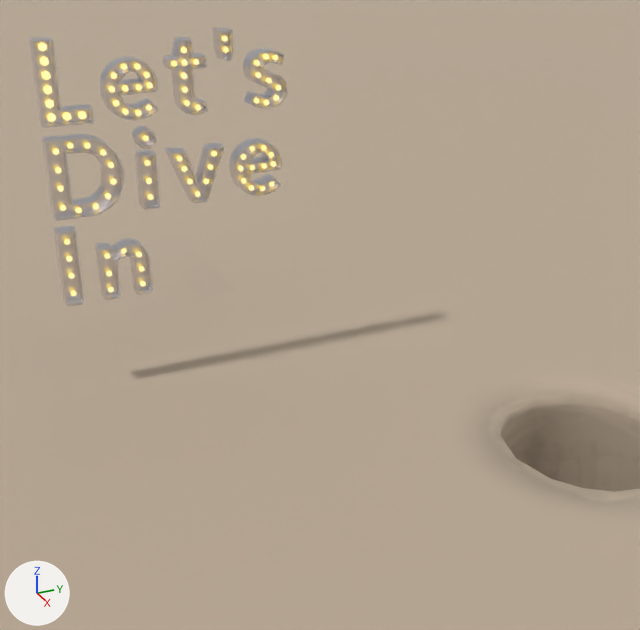
Two versions of the glTF model public/models/butthole.gltf, one commit apart.
Camera for both pictures: a 50 mm lens placed at (7.05, -3.78, 4.57), pointed at (0.06, -0.63, 1.08). The axes (+X, +Y, +Z) are drawn at lower left. The lights are the same throughout. Where no turn or scale is listed for an object, it has been applied to the vertices. Vertices at the same position are counted once.

The first picture shows 'Floor', 'Text.004'.
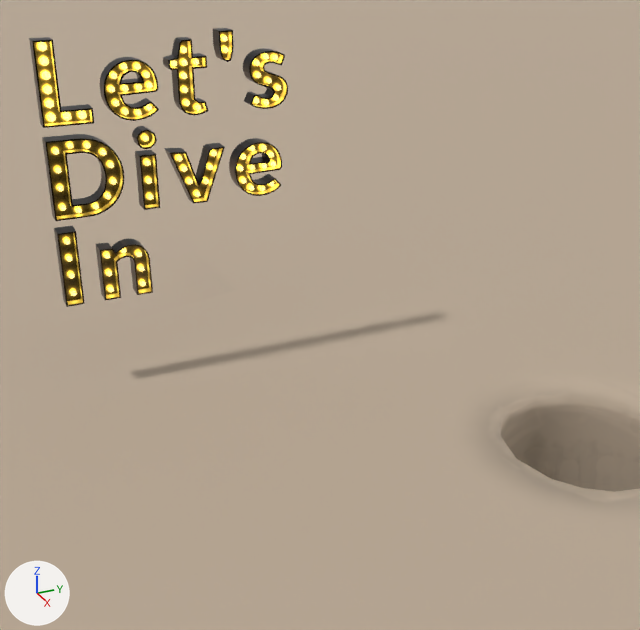
Commit message: Update model file for glow sign

Where the change shows, as pixel boxes (x1, y1, x2, y2) in the pictures (640 x 630 px):
'Text.004', surface changed
    both: (29, 28, 288, 307)

What changed in the scene script:
```text
Add img_signmat_base:
    img_signmat_base = load_image('SignMat.Base', '_unpacked/SignMat.Base', 1024, 1024, 'sRGB')
Change mat_signmat_box:
    where n0 = _N.new('ShaderNodeBsdfPrincipled'); n0.name = 'Principled BSDF'
    remove n0.inputs[0].default_value = (0.769, 0.757, 0.781, 1.0)  # 'Base Color', white #e3e2e5
    add n0.inputs[28].default_value = 1.0  # 'Emission Strength'
    add n2 = _N.new('ShaderNodeTexImage'); n2.name = 'Image Texture'
    add n2.image = img_signmat_base
    add n3 = _N.new('ShaderNodeTexImage'); n3.name = 'Image Texture.001'
    add n3.image = img_signmat_base
    add _L.new(n2.outputs[0], n0.inputs[27])  # 'Color' to 'Emission Color'
    add _L.new(n3.outputs[0], n0.inputs[0])  # 'Color' to 'Base Color'
Change me_text_004:
    where me_text_004.from_pydata(...)  # 2367 vertices, 4358 faces; spans x 0.0..0.19, y 0.07..2.5, z -1.79..0.77
    used by ob_text_004; location = (-1.59, -2.83, 2.75)
    me_text_004 part 1: texture (UV) coordinates of 4358 of 4358 faces, centred in x 0.0..0.19, y 0.07..2.5, z -1.79..0.77, changed; they spanned u -0.08..1.48, v 0.0..0.47 and now span u 0.0..1.0, v 0.0..1.0
```
